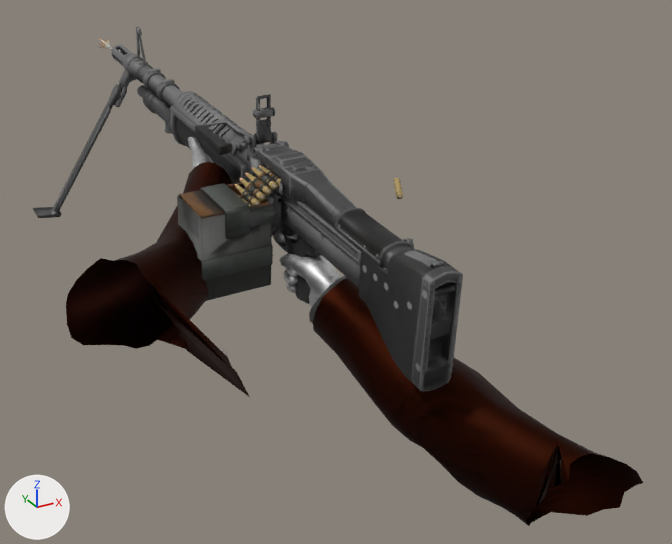
Renders of the OBJ model GameData/Animations/LMG/Fire/frame_8.obj from each side of a commit.
The view is the same before and after, from a camera (50 mm lens) standing at (-0.84, -1.47, 0.5) and looking at (0.24, 0.49, -0.48). Every picture has the same lights, and +X, +Y and +Z are marked at lower left. Where no turn or scale is listed for an object, it has been applied to the vertices.
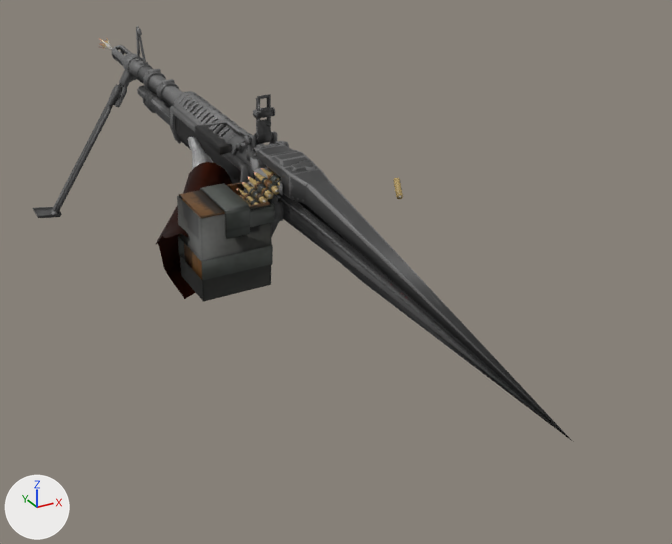
Patch to the scene script:
```diff
--- a/GameData/Animations/LMG/Fire/frame_8.obj.py
+++ b/GameData/Animations/LMG/Fire/frame_8.obj.py
@@ me_mesh_005 @@
 # used by ob_mesh_005; location = (0.0, 0.0, 0.0)
-me_mesh_005.from_pydata(...)  # 10811 vertices, 20781 faces, 17 loose edges; spans x -0.31..0.41, y -0.17..1.73, z -0.59..0.02
+me_mesh_005.from_pydata(...)  # 3878 vertices, 6644 faces, 13 loose edges; spans x -0.31..0.14, y -0.53..1.72, z -0.59..0.02
+# me_mesh_005 part 1: 18 loose pieces with 1225 vertices, spanning x 0.05..0.41, y -0.17..1.6, z -0.59..-0.13, are deleted
+# me_mesh_005 part 2: 206 vertices moved within x -0.1..0.12, y 0.08..1.72, z -0.33..-0.06; 5794 vertices removed from x -0.15..0.15, y -0.17..1.73, z -0.47..-0.05; 86 vertices added at x -0.05..0.12, y -0.53..1.39, z -0.38..-0.03
 me_mesh_005.materials.append(mat_bits_m)
@@ me_playermodelmerged_001_playermodelmerged @@
 # used by ob_playermodelmerged_001_playermodelmerged; location = (0.0, 0.0, 0.0)
-me_playermodelmerged_001_playermodelmerged.from_pydata(...)  # 1157 vertices, 2192 faces; spans x -0.494..0.463, y -0.407..0.976, z -0.784..-0.198
+me_playermodelmerged_001_playermodelmerged.from_pydata(...)  # 475 vertices, 890 faces; spans x -0.219..0.148, y 0.464..0.976, z -0.485..-0.198
+# me_playermodelmerged_001_playermodelmerged part 3: the loose piece of 328 vertices spanning x 0.046..0.145, y 0.203..0.483, z -0.492..-0.333 is deleted
+# me_playermodelmerged_001_playermodelmerged part 4: the loose piece of 208 vertices spanning x 0.028..0.463, y -0.407..0.285, z -0.784..-0.363 is deleted
+# me_playermodelmerged_001_playermodelmerged part 5: the loose piece of 40 vertices spanning x 0.03..0.169, y 0.146..0.301, z -0.529..-0.363 is deleted
+# me_playermodelmerged_001_playermodelmerged part 6
+# 106 vertices are removed from x -0.494..-0.132, y -0.115..0.563, z -0.488..-0.249
+# 210 faces are deleted
 me_playermodelmerged_001_playermodelmerged.materials.append(mat_gloves)
```

What differs and where, as boxes [x1, y1, x2, y2] in the pictures (672 x 544 px):
'PlayerModelMerged.001_PlayerModelMerged', reshaped: before [66, 137, 643, 526]; after [155, 137, 232, 299]
'Mesh.005', reshaped (25% wider, 14% taller): before [33, 26, 463, 391]; after [33, 26, 572, 441]
part 1 of me_mesh_005, deleted (black): before [165, 122, 455, 304]
part 2 of me_mesh_005, cut back: before [114, 45, 463, 391]; after [115, 45, 572, 441]
part 3 of me_playermodelmerged_001_playermodelmerged, deleted: before [274, 231, 340, 308]
part 4 of me_playermodelmerged_001_playermodelmerged, deleted (black): before [313, 278, 643, 526]
part 5 of me_playermodelmerged_001_playermodelmerged, deleted: before [309, 276, 347, 323]
part 6 of me_playermodelmerged_001_playermodelmerged, deleted: before [66, 233, 250, 397]
